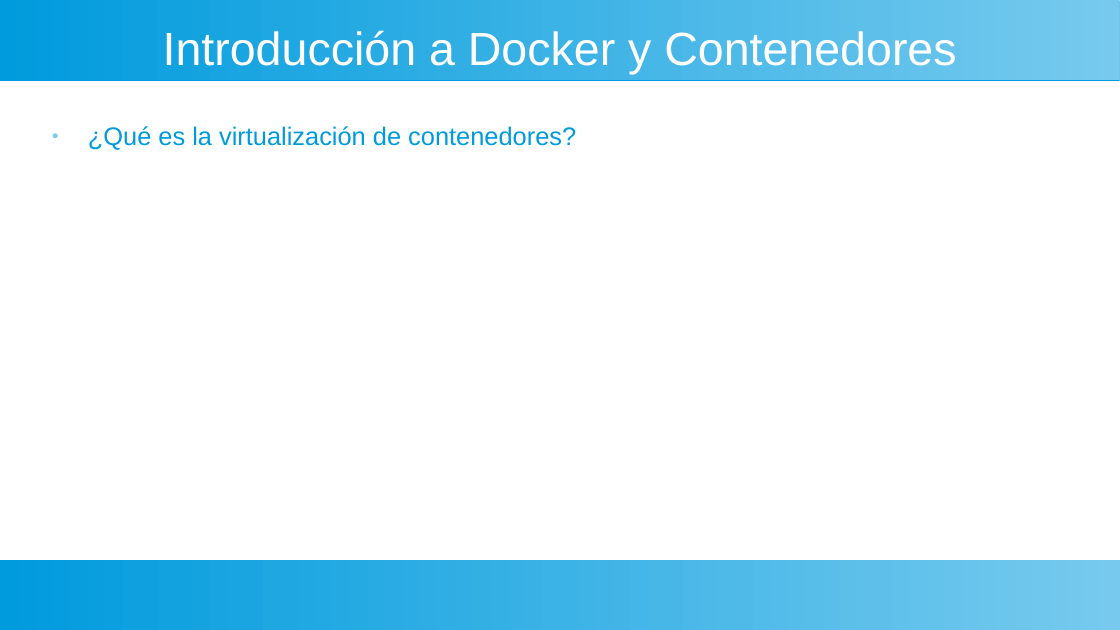
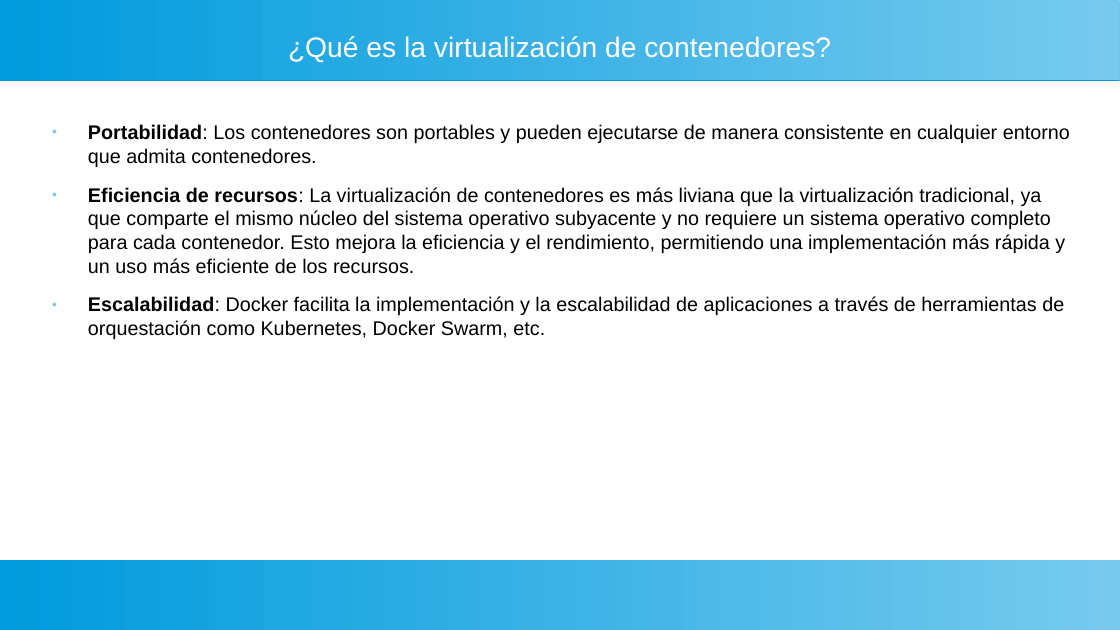
Before and after one commit to hoopercesar/Dockers, a slide deck: slide 4 of curso_docker/dockerPPT.odp (slide 2 before the commit). Drawn at 1120x630 pixels with LibreOffice and Linux fonts; fonts in the diff are those of the drawing. Boxes give left, top, right and bottom in pixels: in the first picture for what was removed or moved away, otherwise in the second. Text is boxed around its words. In the diff, an @@ line names an element or a change of style, - is before the commit and + after.

```diff
--- a/curso_docker/dockerPPT.odp
+++ b/curso_docker/dockerPPT.odp
@@ title "¿Qué es la virtualización de ...": place and size @@
-title "¿Qué es la virtualización de ..." at box(88, 126, 576, 150)
+title "¿Qué es la virtualización de ..." at box(288, 36, 831, 63)
@@ title "¿Qué es la virtualización de ..." at box(288, 36, 831, 63): size 18 to 20 pt, text colour #009BDD to #FFFFFF; alignment left to centre; bullet ● to none; less space between paragraphs; vertical alignment top to middle @@
@@ title removed at box(163, 30, 956, 74) @@
-Introducción a Docker y Contenedores
@@ text added at box(88, 124, 1070, 339), 14 pt, text #000000 @@
+● Portabilidad: Los contenedores son portables y pueden ejecutarse de manera consistente en cualquier entorno que admita contenedores.
+● Eficiencia de recursos: La virtualización de contenedores es más liviana que la virtualización tradicional, ya que comparte el mismo núcleo del sistema operativo subyacente y no requiere un sistema operativo completo para cada contenedor. Esto mejora la eficiencia y el rendimiento, permitiendo una implementación más rápida y un uso más eficiente de los recursos.
+● Escalabilidad: Docker facilita la implementación y la escalabilidad de aplicaciones a través de herramientas de orquestación como Kubernetes, Docker Swarm, etc.
```
Also in this commit, not shown: 1 other slide changed, 9 slides added.
